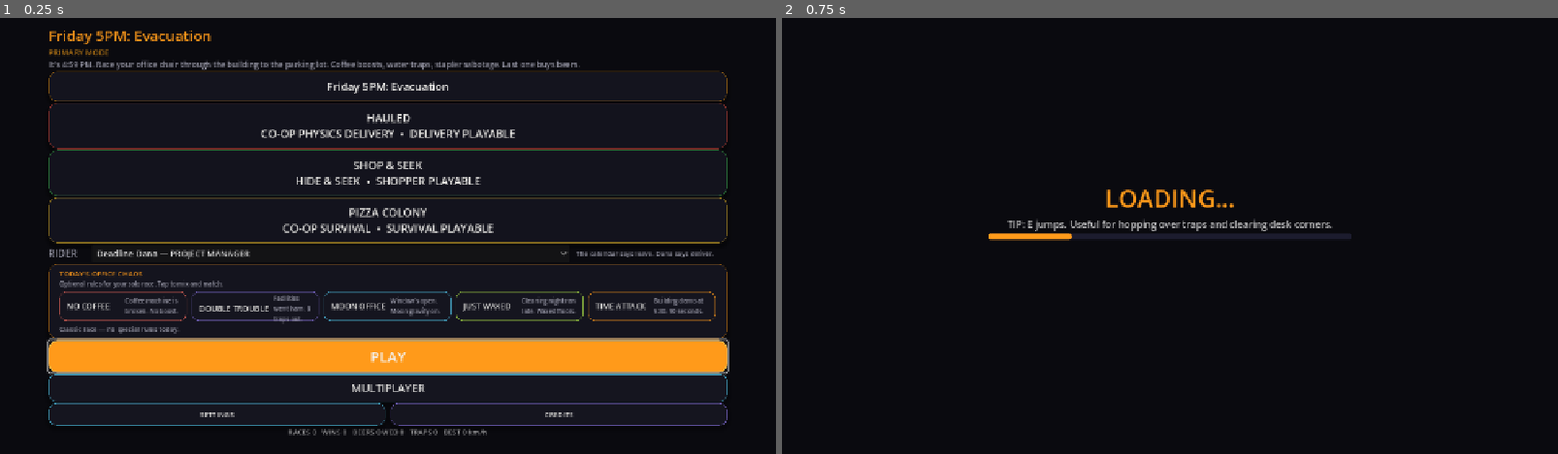
Above: before the commit, frames 1-2 (left to right).
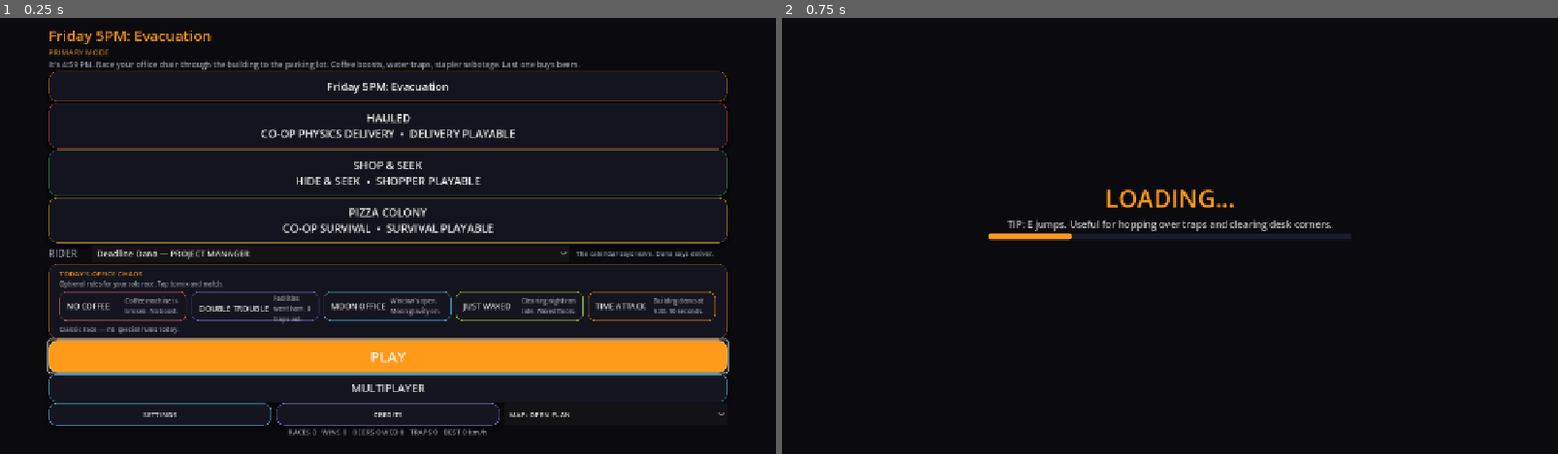
Above: after the commit, the same moments.

Repository: jiracipika/friday-evacuation
Game: Godot game, scene res://scenes/Main.tscn
Same seed, same stepped clock (60 frames per second), same inputs: the game is played once before the commit and once after it.
Inputs:
- Up to frame 1 (0.25 s): no input
- Up to frame 2 (0.75 s): click "PLAY" at 0.5 s

The runs differ from the first frame. In frame 1, 0.5% of the frame differs, in the area x 18-94%, y 88-94%; in frame 2, nothing differs.

Commit message:
Phase 4: data-driven map layouts — Open Plan, Cubicle Maze, Executive
- LevelLayouts.gd: per-layout tuning table (desk counts/seed, powerup
  pacing, floor-1 corridor width, floor-2 tables, floor-4 ice size,
  lot crates). Structural blocks (floors, elevators, FLOOR3_LANDINGS,
  exit) stay layout-independent — the triple-synced landing geometry
  does not vary
- Evacuation consumes the layout for obstacles, powerups, floor themes
- Main menu MAP picker (OptionButton in utility row), persisted to
  settings.cfg [game] map_layout, applied at menu load; LAN hosts pick
  before hosting (per-peer cfg until real layout sync — noted for LAN QA)
- LevelLayoutSmokeTest 11 checks: table completeness, bounds safety,
  cross-layout divergence, real Evacuation instantiation per layout
  with desk/crate counts matched to tables
- Ladder 31 suites; Main.gd Variant-inference fix (picked: String)

Diff:
--- a/scripts/BootTest.gd
+++ b/scripts/BootTest.gd
@@ -33,6 +33,8 @@
 		"res://scripts/NormalMapSmokeTest.gd",
 		"res://scripts/PropMaterials.gd",
 		"res://scripts/PropMaterialsSmokeTest.gd",
+		"res://scripts/LevelLayouts.gd",
+		"res://scripts/LevelLayoutSmokeTest.gd",
 		"res://scripts/Accessibility.gd",
 		"res://scripts/InputPrefs.gd",
 		"res://scripts/ControlsOverlay.gd",
--- a/scripts/Evacuation.gd
+++ b/scripts/Evacuation.gd
@@ -412,13 +412,19 @@
 # --- PHASE 4A THEMED FLOORS ---
 
 ## Floor 1 — Cubicle Farm: partition grid with a central corridor, plants.
+## PHASE 4: CUBICLE_MAZE layout narrows the corridor (gap=1 skips one
+## extra column, making lanes tight); OPEN_PLAN keeps the shipped gap.
 func _theme_floor1_cubicles() -> void:
+	var LevelLayouts = load("res://scripts/LevelLayouts.gd")
+	var corridor_gap := 0
+	if LevelLayouts:
+		corridor_gap = int(LevelLayouts.current_layout()["f1_corridor_gap"])
 	var partition_mat := StandardMaterial3D.new()
 	partition_mat.albedo_color = Color(0.23, 0.29, 0.35)  # gray-blue #3a4a5a-ish
 	partition_mat.roughness = 0.9
 	for gx in range(-2, 3):
 		for gz in range(-2, 3):
-			if gx == 0 and gz >= -1 and gz <= 1:
+			if gx >= -corridor_gap and gx <= corridor_gap and gz >= -1 and gz <= 1:
 				continue  # main corridor down the center
 			if absf(gx * 8.0) > 15.0 or absf(gz * 8.0) > 15.0:
 				continue
@@ -503,8 +509,12 @@
 ## tile (fast) vs carpet (grippy) speed zones.
 func _theme_floor2_open_office() -> void:
 	var y := 6.0
-	# Two conference tables flanking the center
-	for tx in [-6.0, 6.0]:
+	# PHASE 4: layout decides table count/placement (CUBICLE_MAZE: none).
+	var LevelLayouts = load("res://scripts/LevelLayouts.gd")
+	var table_x: Array = [-6.0, 6.0]
+	if LevelLayouts:
+		table_x = LevelLayouts.current_layout()["f2_tables"]
+	for tx in table_x:
 		var table := _make_conference_table()
 		table.position = Vector3(tx, y, 0)
 		add_child(table)
@@ -649,8 +659,13 @@
 ## parked-car obstacles.
 func _theme_floor4_cafeteria_and_lot() -> void:
 	var y := 18.0
+	# PHASE 4: layout decides ice coverage (EXECUTIVE: nearly whole floor).
+	var LevelLayouts = load("res://scripts/LevelLayouts.gd")
+	var ice_size := 26.0
+	if LevelLayouts:
+		ice_size = float(LevelLayouts.current_layout()["f4_ice_size"])
 	# Ice-slick cafeteria floor (big slip zone)
-	var ice := _make_surface_zone(0.16, Vector3(26, 2.0, 26), Color(0.7, 0.9, 1.0, 0.08))
+	var ice := _make_surface_zone(0.16, Vector3(ice_size, 2.0, ice_size), Color(0.7, 0.9, 1.0, 0.08))
 	ice.position = Vector3(0, y + 0.15, 0)
 	add_child(ice)
 	# Round tables
@@ -1393,21 +1408,35 @@
 	_build_elevator(from_pos, to_pos, 0)
 
 func _spawn_obstacles() -> void:
+	# PHASE 4: layout-driven obstacle placement. Desks never spawn on
+	# floor 3 (y=12.5) — the gapped stairwell would float them over holes.
+	var LevelLayouts = load("res://scripts/LevelLayouts.gd")
+	var layout: Dictionary = LevelLayouts.current_layout() if LevelLayouts \
+		else {"desk_counts": [5, 5, 5], "desk_range": 15.0, "obstacle_seed": 1337}
 	var rng = RandomNumberGenerator.new()
-	rng.seed = 1337  # Fixed seed for consistent layout
-
-	# Floor 3 (y=12) is the gapped stairwell — desks would float over holes
-	var floor_choices := [0, 6, 18]
-	for i in range(15):
-		var desk = _make_desk()
-		var floor_y = floor_choices[rng.randi() % floor_choices.size()]
-		desk.position = Vector3(
-			rng.randf_range(-15, 15),
-			floor_y + 0.5,
-			rng.randf_range(-15, 15)
-		)
-		desk.rotation.y = rng.randf_range(0, TAU)
-		add_child(desk)
+	rng.seed = int(layout["obstacle_seed"])
+
+	var floor_choices := [0.0, 6.0, 18.0]
+	var counts: Array = layout["desk_counts"]
+	var desk_range: float = layout["desk_range"]
+	var total := 0
+	for ci in range(counts.size()):
+		total += int(counts[ci])
+		for i in range(int(counts[ci])):
+			var desk = _make_desk()
+			var floor_y: float = floor_choices[ci]
+			desk.position = Vector3(
+				rng.randf_range(-desk_range, desk_range),
+				floor_y + 0.5,
+				rng.randf_range(-desk_range, desk_range)
+			)
+			desk.rotation.y = rng.randf_range(0, TAU)
+			add_child(desk)
+	# Layout-placed crates (floor 4 lot dressing).
+	for crate_pos in layout["f4_crates"]:
+		var crate = _make_crate()
+		crate.position = crate_pos
+		add_child(crate)
 
 func _make_desk() -> StaticBody3D:
 	var desk = StaticBody3D.new()
@@ -1443,7 +1472,12 @@
 	rng.seed = 999
 	var PowerUp = load("res://scripts/PowerUpVisual.gd")
 
-	for i in range(8):
+	# PHASE 4: layout decides pickup pacing.
+	var LevelLayouts = load("res://scripts/LevelLayouts.gd")
+	var pu_count := 8
+	if LevelLayouts:
+		pu_count = int(LevelLayouts.current_layout()["powerup_count"])
+	for i in range(pu_count):
 		var pu = PowerUp.create(PowerUp.pick_weighted(rng))
 		pu.sync_name = "PU_%d" % i
 		var floor_y = [0.5, 6.5, 12.5, 18.5][rng.randi() % 4]
--- /dev/null
+++ b/scripts/LevelLayoutSmokeTest.gd
@@ -0,0 +1,126 @@
+# LevelLayoutSmokeTest.gd — Phase 4 layout system verification.
+#   1. LevelLayouts compiles; three layouts exist; invalid names rejected.
+#   2. All layout tables complete (required keys, sane values).
+#   3. GEOMETRY SAFETY: no desk/crate spawn lands inside the perimeter
+#      walls (|x|,|z| <= 19) and never on floor 3 (y=12.5).
+#   4. In-scene: instantiate Evacuation per layout, count StaticBody3D
+#      desks + crates, assert layout actually changes the build.
+#   5. Persistence: set_current + cfg round-trip via Main helpers' keys.
+# Run: godot --headless --path . --script scripts/LevelLayoutSmokeTest.gd
+extends SceneTree
+
+var checks_total := 0
+var checks_passed := 0
+var failures: Array[String] = []
+
+func check(cond: bool, label: String) -> void:
+	checks_total += 1
+	if cond:
+		checks_passed += 1
+		print("[PASS] %s" % label)
+	else:
+		failures.append(label)
+		printerr("[FAIL] %s" % label)
+
+func _init() -> void:
+	_run.call_deferred()
+
+func _run() -> void:
+	var LL = load("res://scripts/LevelLayouts.gd")
+	check(LL != null, "LevelLayouts.gd compiles")
+
+	# 1. Names + validity
+	check(LL.LAYOUT_NAMES.size() == 3, "three layouts defined")
+	check(LL.is_valid(LL.OPEN_PLAN) and LL.is_valid(LL.CUBICLE_MAZE) \
+		and LL.is_valid(LL.EXECUTIVE), "is_valid accepts all three")
+	check(not LL.is_valid("bogus"), "is_valid rejects unknown names")
+	check(LL.DEFAULT_LAYOUT == LL.OPEN_PLAN, "default is OPEN_PLAN")
+
+	# 2. Table completeness
+	var required := ["desk_counts", "desk_range", "obstacle_seed",
+		"powerup_count", "f1_corridor_gap", "f2_tables", "f4_ice_size", "f4_crates"]
+	var all_complete := true
+	for name_value in LL.LAYOUT_NAMES:
+		var lay: Dictionary = LL.get_layout(name_value)
+		for key in required:
+			if not lay.has(key):
+				all_complete = false
+				printerr("  missing ", key, " in ", name_value)
+		if int(lay["powerup_count"]) < 4 or int(lay["powerup_count"]) > 16:
+			all_complete = false
+		if float(lay["desk_range"]) > 19.0:
+			all_complete = false  # perimeter walls at +/-20, wall 0.3 thick
+		for pos in lay["f4_crates"]:
+			if absf(pos.x) > 18.0 or absf(pos.z) > 18.0:
+				all_complete = false
+	check(all_complete, "all layout tables complete + in-bounds")
+
+	# 3. Layouts actually differ
+	var open_l: Dictionary = LL.get_layout(LL.OPEN_PLAN)
+	var maze_l: Dictionary = LL.get_layout(LL.CUBICLE_MAZE)
+	var exec_l: Dictionary = LL.get_layout(LL.EXECUTIVE)
+	check(open_l["obstacle_seed"] != maze_l["obstacle_seed"] \
+		and maze_l["obstacle_seed"] != exec_l["obstacle_seed"],
+		"layout seeds differ (desks land differently)")
+	check(exec_l["f4_ice_size"] > open_l["f4_ice_size"],
+		"EXECUTIVE has more ice than OPEN_PLAN")
+	check(int(maze_l["powerup_count"]) > int(exec_l["powerup_count"]),
+		"CUBICLE_MAZE paces more pickups than EXECUTIVE")
+
+	# 4. In-scene per-layout build (real Evacuation instantiation).
+	var EvacScene = load("res://scenes/Evacuation.tscn")
+	var desk_counts := {}
+	for name_value in LL.LAYOUT_NAMES:
+		LL.set_current(name_value)
+		var evc = EvacScene.instantiate()
+		root.add_child(evc)
+		await process_frame
+		await process_frame
+		# Count desks + crates via collider size. Crates counted only on
+		# floor 4 (y > 15): floor 3's stairwell ships its own crates.
+		var desks := 0
+		var crates := 0
+		var stack: Array[Node] = [evc]
+		while not stack.is_empty():
+			var n: Node = stack.pop_back()
+			if n is StaticBody3D:
+				var shapes := n.find_children("*", "CollisionShape3D", true, false)
+				if shapes.size() == 1:
+					var sh: Shape3D = shapes[0].shape
+					if sh is BoxShape3D:
+						var bs := sh as BoxShape3D
+						if absf(bs.size.x - 2.0) < 0.01 and absf(bs.size.y - 1.2) < 0.01:
+							desks += 1
+						elif absf(bs.size.x - 1.4) < 0.01 and absf(bs.size.y - 1.4) < 0.01:
+							var body3d := n as Node3D
+							if body3d.global_position.y > 15.0:
+								crates += 1
+			for c in n.get_children():
+				stack.append(c)
+		desk_counts[name_value] = {"desks": desks, "crates": crates}
+		print("  ", name_value, ": desks=", desks, " crates=", crates)
+		evc.queue_free()
+		await process_frame
+	var expected_desks := {}
+	for name_value in LL.LAYOUT_NAMES:
+		var lay: Dictionary = LL.get_layout(name_value)
+		var total := 0
+		for c in lay["desk_counts"]:
+			total += int(c)
+		expected_desks[name_value] = total
+	var all_match := true
+	for name_value in LL.LAYOUT_NAMES:
+		if desk_counts[name_value]["desks"] != expected_desks[name_value]:
+			all_match = false
+			printerr("  ", name_value, " desks: got ", desk_counts[name_value]["desks"],
+				" expected ", expected_desks[name_value])
+		if desk_counts[name_value]["crates"] != LL.get_layout(name_value)["f4_crates"].size():
+			all_match = false
+			printerr("  ", name_value, " crates: got ", desk_counts[name_value]["crates"],
+				" expected ", LL.get_layout(name_value)["f4_crates"].size())
+	check(all_match, "in-scene desk + crate counts match layout tables")
+
+	LL.set_current(LL.DEFAULT_LAYOUT)
+	check(failures.is_empty(), "no failures")
+	print("LevelLayoutSmokeTest: %d/%d checks passed" % [checks_passed, checks_total])
+	quit(0 if failures.is_empty() else 1)
--- /dev/null
+++ b/scripts/LevelLayouts.gd
@@ -0,0 +1,95 @@
+# LevelLayouts.gd — data-driven layout variants for Evacuation (Phase 4).
+#
+# The building BLOCKS (floors, perimeter walls, elevators, floor-3
+# landing rects, exit) are layout-independent and stay put — FLOOR3_LANDINGS
+# is triple-synced (Evacuation._floor3_landing_layout / LevelClearTest /
+# Hazards) and must NOT vary per layout. Layouts instead vary the FURNITURE
+# layer: desk/crate placement, floor-1 corridor plan, floor-2 density,
+# floor-4 ice coverage, and the obstacle seed.
+#
+# Adding a layout:
+#   1. Add a LAYOUTS entry below (all fields required).
+#   2. Verify: python point-in-rect check that every desk/crate spawn is on
+#      solid floor (never over a floor-3 gap — layout desks avoid floor 3
+#      entirely, so this is mostly about not spawning inside walls).
+#   3. Add the name to LevelLayoutSmokeTest's expected list.
+#
+# Layouts:
+#   OPEN_PLAN    — the shipped default: scattered desks, wide floor-1
+#                  corridors, standard ice patch.
+#   CUBICLE_MAZE — dense floor-1 cubicle grid with narrow lanes; fewer,
+#                  larger desk clusters on floors 1/2; more power-ups pace.
+#   EXECUTIVE    — floor-2 "suite": long sightlines, few obstacles, extra
+#                  crates on floor 4, wider ice (skill floor).
+class_name LevelLayouts
+extends RefCounted
+
+const OPEN_PLAN := "open_plan"
+const CUBICLE_MAZE := "cubicle_maze"
+const EXECUTIVE := "executive"
+const DEFAULT_LAYOUT := OPEN_PLAN
+
+const LAYOUT_NAMES := [OPEN_PLAN, CUBICLE_MAZE, EXECUTIVE]
+
+## Per-layout tuning table. Everything a layout touches lives here so the
+## mode script stays identical for all three.
+##   desk_counts:      desks per floor y-level [0.5, 6.5, 18.5] (never 12.5)
+##   desk_range:       desk spawn |x|,|z| bound
+##   obstacle_seed:    deterministic RNG seed for desk placement
+##   powerup_count:    coffee pickups per match
+##   f1_corridor_gap:  cubicle grid gap (0 = shipped 3-wide corridor)
+##   f2_tables:        conference tables on floor 2
+##   f4_ice_size:      ice zone half-extent (26 = shipped)
+##   f4_crates:        crates on floor 4 lot
+static func get_layout(layout_name: String) -> Dictionary:
+	var base := {
+		"desk_counts": [5, 5, 5],
+		"desk_range": 15.0,
+		"obstacle_seed": 1337,
+		"powerup_count": 8,
+		"f1_corridor_gap": 0,
+		"f2_tables": [-6.0, 6.0],
+		"f4_ice_size": 26.0,
+		"f4_crates": [Vector3(-6, 18.5, 12), Vector3(6, 18.5, 12)],
+	}
+	match layout_name:
+		CUBICLE_MAZE:
+			base["desk_counts"] = [3, 6, 6]
+			base["obstacle_seed"] = 4242
+			base["powerup_count"] = 10
+			base["f1_corridor_gap"] = 1   # narrower center corridor
+			base["f2_tables"] = []        # tables removed: pure desk weave
+			base["f4_crates"] = [
+				Vector3(-6, 18.5, 12), Vector3(6, 18.5, 12),
+				Vector3(0, 18.5, 10), Vector3(-12, 18.5, 14),
+			]
+		EXECUTIVE:
+			base["desk_counts"] = [2, 2, 8]
+			base["desk_range"] = 16.0
+			base["obstacle_seed"] = 909
+			base["powerup_count"] = 6
+			base["f2_tables"] = [-9.0, 0.0, 9.0]  # long suite tables
+			base["f4_ice_size"] = 34.0            # nearly the whole floor
+			base["f4_crates"] = [
+				Vector3(-10, 18.5, 12), Vector3(0, 18.5, 12),
+				Vector3(10, 18.5, 12), Vector3(-5, 18.5, 9),
+				Vector3(5, 18.5, 9),
+			]
+		_:
+			pass  # OPEN_PLAN keeps the base table
+	return base
+
+static func is_valid(name_value: String) -> bool:
+	return name_value in LAYOUT_NAMES
+
+## Current selection (persisted via GameManager-style cfg through the mode
+## scene; single-player picks from the menu, LAN host sends via match
+## start payload). Stored here as process state; default OPEN_PLAN.
+static var current := DEFAULT_LAYOUT
+
+static func set_current(name_value: String) -> void:
+	if is_valid(name_value):
+		current = name_value
+
+static func current_layout() -> Dictionary:
+	return get_layout(current)
--- a/scripts/Main.gd
+++ b/scripts/Main.gd
@@ -41,6 +41,7 @@
 var settings_overlay: Control
 var lobby_overlay: Control
 var settings_button: Button
+var layout_option: OptionButton
 var credits_button: Button
 var utility_row: HBoxContainer
 var modifier_menu: Control
@@ -86,6 +87,22 @@
 	credits_button.add_theme_font_size_override("font_size", 12)
 	utility_row.add_child(credits_button)
 	credits_button.pressed.connect(_open_credits)
+	# PHASE 4: map layout picker (single-player + host authority).
+	layout_option = OptionButton.new()
+	layout_option.add_item("MAP: OPEN PLAN", 0)
+	layout_option.add_item("MAP: CUBICLE MAZE", 1)
+	layout_option.add_item("MAP: EXECUTIVE", 2)
+	layout_option.custom_minimum_size = Vector2(0, 28)
+	layout_option.size_flags_horizontal = Control.SIZE_EXPAND_FILL
+	layout_option.add_theme_font_size_override("font_size", 12)
+	utility_row.add_child(layout_option)
+	var saved_layout := str(_load_saved_layout())
+	layout_option.select({"open_plan": 0, "cubicle_maze": 1, "executive": 2}.get(saved_layout, 0))
+	layout_option.item_selected.connect(_on_layout_selected)
+	# Apply the persisted pick so a menu-skip (LAN auto-start) still gets it.
+	var LayoutsScript = load("res://scripts/LevelLayouts.gd")
+	if LayoutsScript:
+		LayoutsScript.set_current(saved_layout)
 	stats_label = Label.new()
 	stats_label.text = ""
 	stats_label.horizontal_alignment = HORIZONTAL_ALIGNMENT_CENTER
@@ -217,6 +234,29 @@
 	else:
 		get_tree().change_scene_to_file(scene_path)
 
+## PHASE 4: layout selection — persisted to the game cfg, applied via
+## LevelLayouts.set_current so the next match builds the picked variant.
+const LAYOUT_CFG_PATH := "user://settings.cfg"
+
+func _load_saved_layout() -> String:
+	var cfg := ConfigFile.new()
+	cfg.load(LAYOUT_CFG_PATH)
+	return str(cfg.get_value("game", "map_layout", "open_plan"))
+
+func _on_layout_selected(index: int) -> void:
+	var names := ["open_plan", "cubicle_maze", "executive"]
+	var picked: String = names[clampi(index, 0, 2)]
+	var LevelLayouts = load("res://scripts/LevelLayouts.gd")
+	if LevelLayouts:
+		LevelLayouts.set_current(picked)
+	var cfg := ConfigFile.new()
+	cfg.load(LAYOUT_CFG_PATH)
+	cfg.set_value("game", "map_layout", picked)
+	cfg.save(LAYOUT_CFG_PATH)
+	var audio = get_node_or_null("/root/AudioManager")
+	if audio and audio.has_method("play_sfx"):
+		audio.play_sfx("ui_click", 1.0)
+
 func _open_credits() -> void:
 	var overlay = CanvasLayer.new()
 	overlay.set_script(load("res://scripts/CreditsScreen.gd"))
Not shown, changed: scripts/run_ladder.sh
